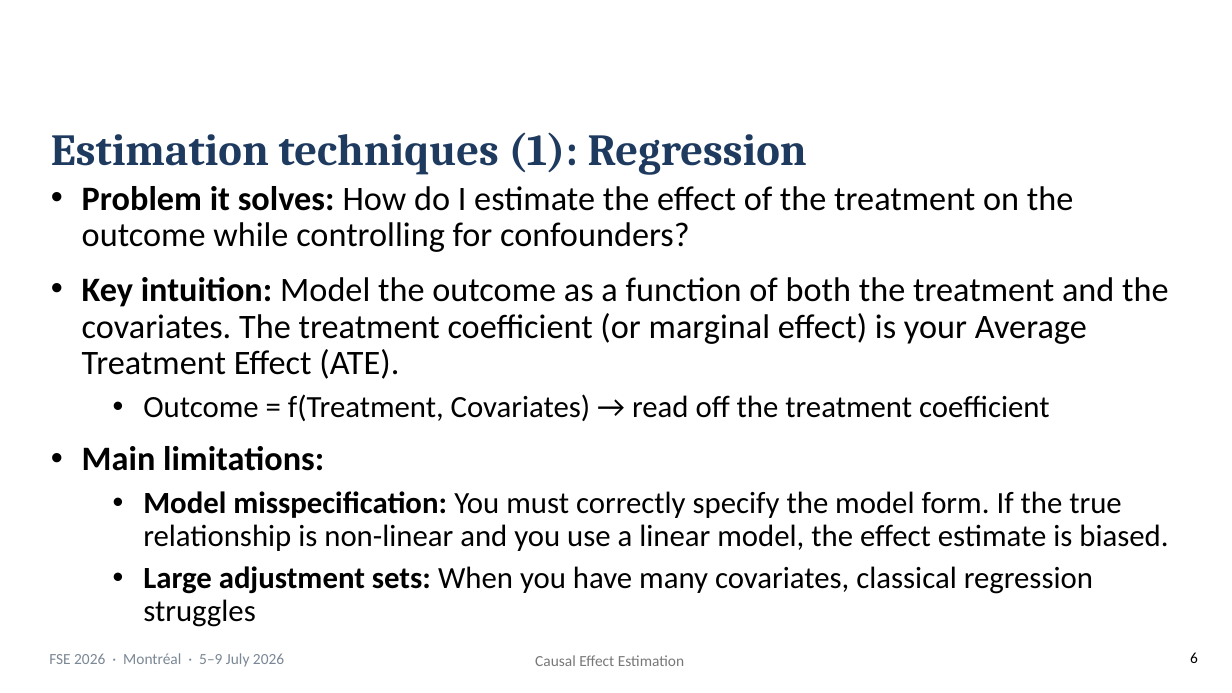
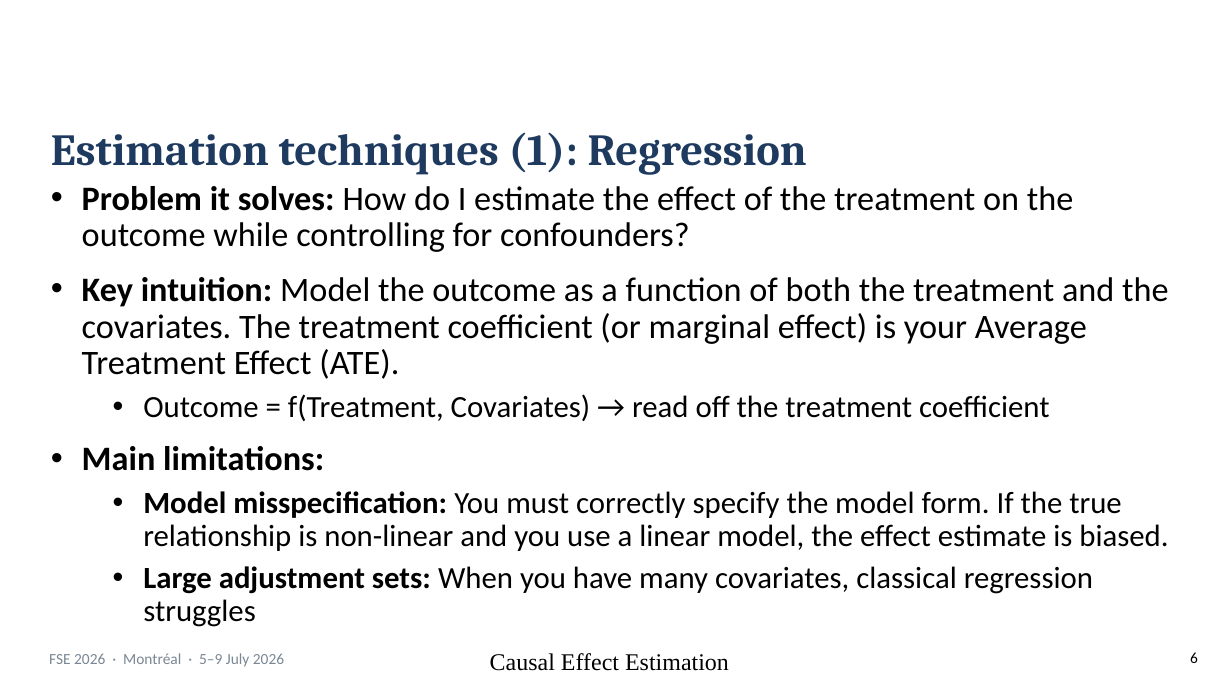
Before and after one commit to martinheyn/CI4SE_Tutorial, a slide deck: slide 6 of slides/Part 5 Causal Effect Estimation.pptx. Drawn at 1232x693 pixels with LibreOffice and Linux fonts; fonts in the diff are those of the drawing; background and template pictures are left out. Boxes give left, top, right and bottom in pixels: in the first picture for what was removed or moved away, otherwise in the second. Text is boxed around its words. In the diff, an @@ line names an element or a change of style, - is before the commit and + after.

```diff
--- a/slides/Part 5 Causal Effect Estimation.pptx
+++ b/slides/Part 5 Causal Effect Estimation.pptx
@@ text "Causal Effect Estimation" at [490, 653, 729, 671]: size 9 to 14 pt, font Calibri to Times New Roman, text colour #797979 to #000000 @@
```
Also in this commit, not shown: 4 other slides changed, 1 slide added, 3 other files.
